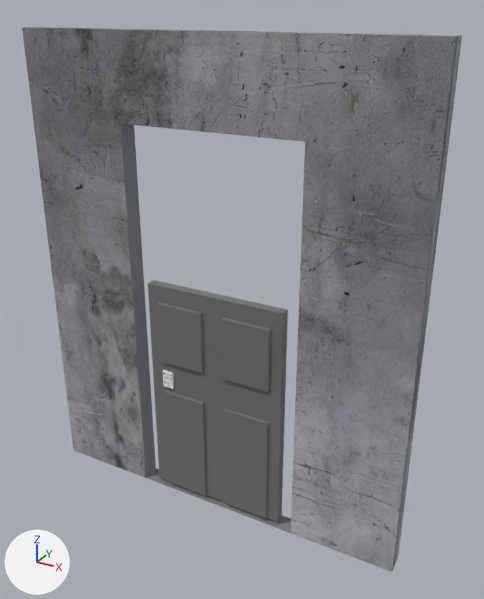
Before and after pictures for a commit that changed the Blender file Models/AllTogether/AllInOne09.blend.
Before and after are seen from a 50 mm lens placed at (1.54, -4.08, 2.55), pointed at (0.12, -1.49, 1.25). The lights are fixed; the arrows at lower left show +X, +Y and +Z.

Names of what the first picture shows: 'DoorBody', 'Front'.
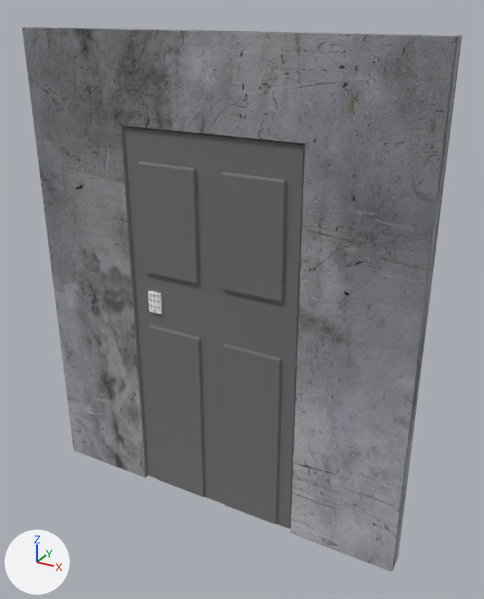
ob_numpad_02 is not drawn itself; it is the parent of ob_numpad00, ob_numpad01, ob_numpad02, ob_numpad03, ob_numpad04, ob_numpad05, ob_numpad06, ob_numpad07.
ob_dooroffset is not drawn itself; it is used by a modifier of ob_front.

The change, as a list of edits to the scene's bpy script:
```text
Change ob_doorbody:
    ob_doorbody.location: (2.942, -2.677, 0.671) -> (2.942, -2.677, 1.046)
    ob_doorbody.scale: (1.0, 1.0, 1.0) -> (1.19, 1.19, 1.64)
Change ob_numpad_02:
    ob_numpad_02.matrix_parent_inverse: Matrix(((1.0, 0.0, 0.0, -0.00281), (0.0, 1.0, 0.0, 1.555), (0.0, 0.0, 1.0, -0.671), (0.0, 0.0, 0.0, 1.0))) -> Matrix(((0.838, 0.0, 0.0, -0.00236), (0.0, 0.838, 0.0, 1.302), (0.0, 0.0, 0.609, -0.636), (0.0, 0.0, 0.0, 1.0)))
Change ob_dooroffset:
    ob_dooroffset.location: (2.942, -2.677, 1.05) -> (2.942, -2.677, 1.043)
```

Location of each change, [x1, y1, x2, y2] in pixels of the pictures (484 x 599 px):
'Front', reshaped: [22, 27, 462, 572] in both
'DoorBody', moved, rescaled (28% wider, 66% taller): before [148, 280, 288, 522]; after [125, 126, 305, 529]
'NumpadBase', moved, rescaled (25% wider, 20% taller): before [163, 370, 174, 389]; after [148, 291, 162, 314]
